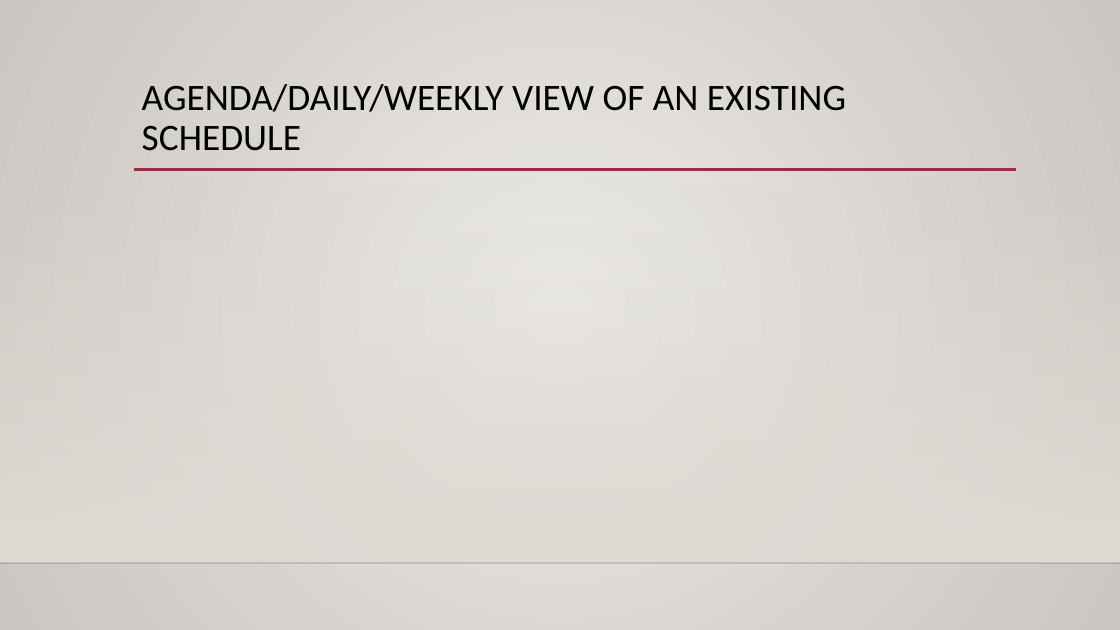
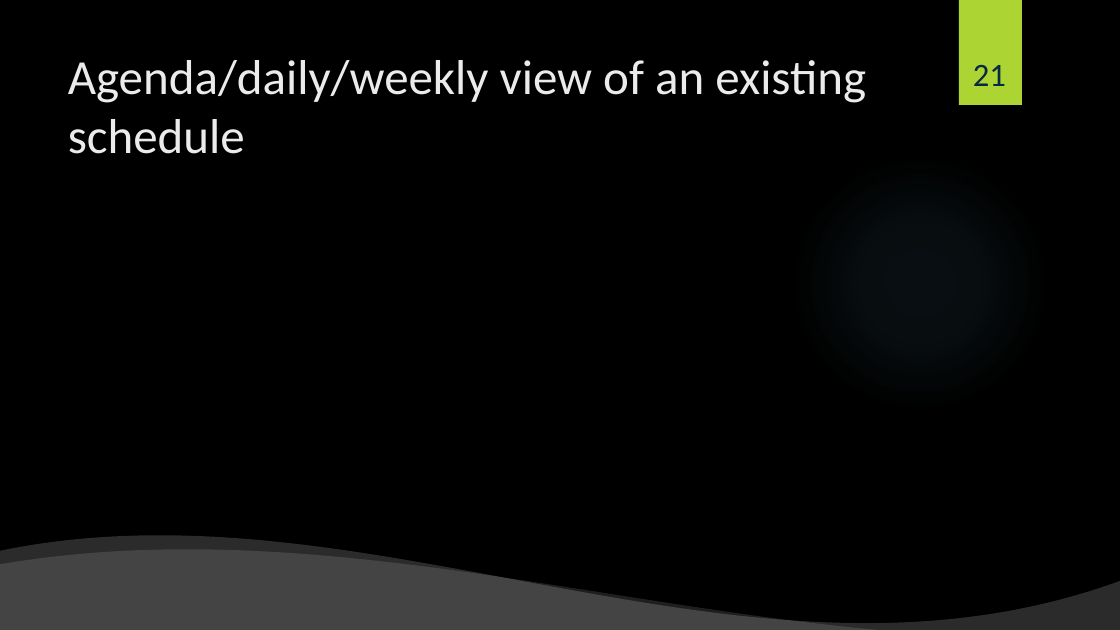
Before and after one commit to shiftlyapp/Shiftly, a slide deck: slide 21 of Backlog.pptx. Drawn at 1120x630 pixels with LibreOffice and Linux fonts; fonts in the diff are those of the drawing; background and template pictures are left out. Boxes give left, top, right and bottom in pixels: in the first picture for what was removed or moved away, otherwise in the second. Text is boxed around its words. In the diff, an @@ line names an element or a change of style, - is before the commit and + after.

```diff
--- a/Backlog.pptx
+++ b/Backlog.pptx
@@ background gradient #ECEAE7 to #CAC7C1 to picture (left out) @@
@@ rectangle added at [959, 0, 1022, 105], fill #ACD433 @@
@@ title at [68, 60, 866, 154]: text changed; size 32 to 42 pt; text colour #000000 to #EBEBEB @@
-AGENDA/DAILY/WEEKLY VIEW OF AN EXISTING SCHEDULE
+Agenda/daily/weekly view of an existing schedule
@@ page number added at [973, 65, 1006, 86], 28 pt, text #072A40 @@
+21
@@ line removed from (134, 170) to (1017, 170) @@
@@ ellipse added at [791, 154, 1049, 413], fill gradient #7AC4F0 @@
@@ rectangle removed at [0, 186, 1120, 563] @@
@@ wave added at [0, 534, 1120, 630], fill #FFFFFF at 17% opacity @@
@@ line removed from (0, 563) to (1120, 563) @@
@@ wave added at [0, 548, 1120, 630], fill #FFFFFF at 12% opacity @@
```
Also in this commit, not shown: 24 other slides changed, 1 slide added, 2 slides removed.
